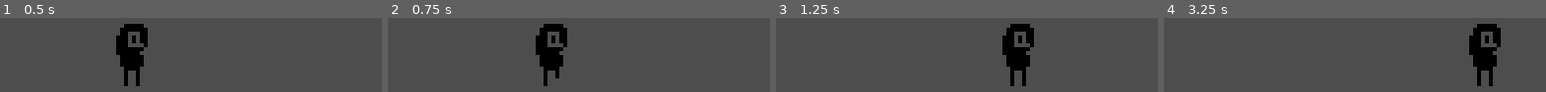
Above: before the commit, frames 1-4 (left to right).
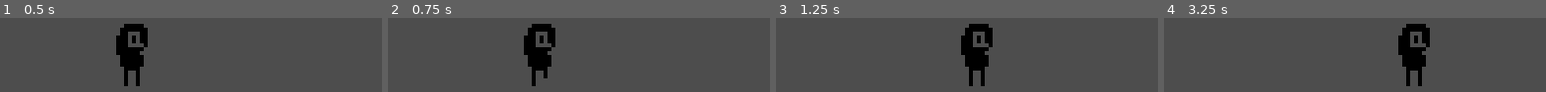
Above: after the commit, the same moments.

Repository: marcovcode/the-missing-projects-whispers-of-the-forgotten
Game: Godot game, scene res://scenes/bedroom_on_a_day_in_december.tscn
The game is run twice, just before and just after one commit, with the same random seed, the same clock (stepped at 60 frames per second) and the same inputs.
Inputs:
- Up to frame 1 (0.5 s): no input
- Up to frame 2 (0.75 s): tap Enter at 0.5 s; hold D (move_right) from 0.53 s (still down)
- Up to frame 3 (1.25 s): keep holding D (move_right)
- Up to frame 4 (3.25 s): release D (move_right) at 1.28 s; hold A (move_left) 1.28-2.03 s; hold D (move_right) from 2.03 s (still down)

Frame 1 is identical in both runs. In frame 2, 4.8% of the frame differs, in the area x 35-47%, y 7-93%; in frame 3, 8.1%, in the area x 48-68%, y 7-93%; in frame 4, 8.1%.

Commit message:
Make charlotte slower

Diff:
--- a/scripts/charlotte.gd
+++ b/scripts/charlotte.gd
@@ -2,7 +2,7 @@
 
 @onready var animated_sprite = $AnimatedSprite2D
 
-const SPEED = 40
+const SPEED = 25
 
 func move():
     var direction := Input.get_axis("move_left", "move_right")
